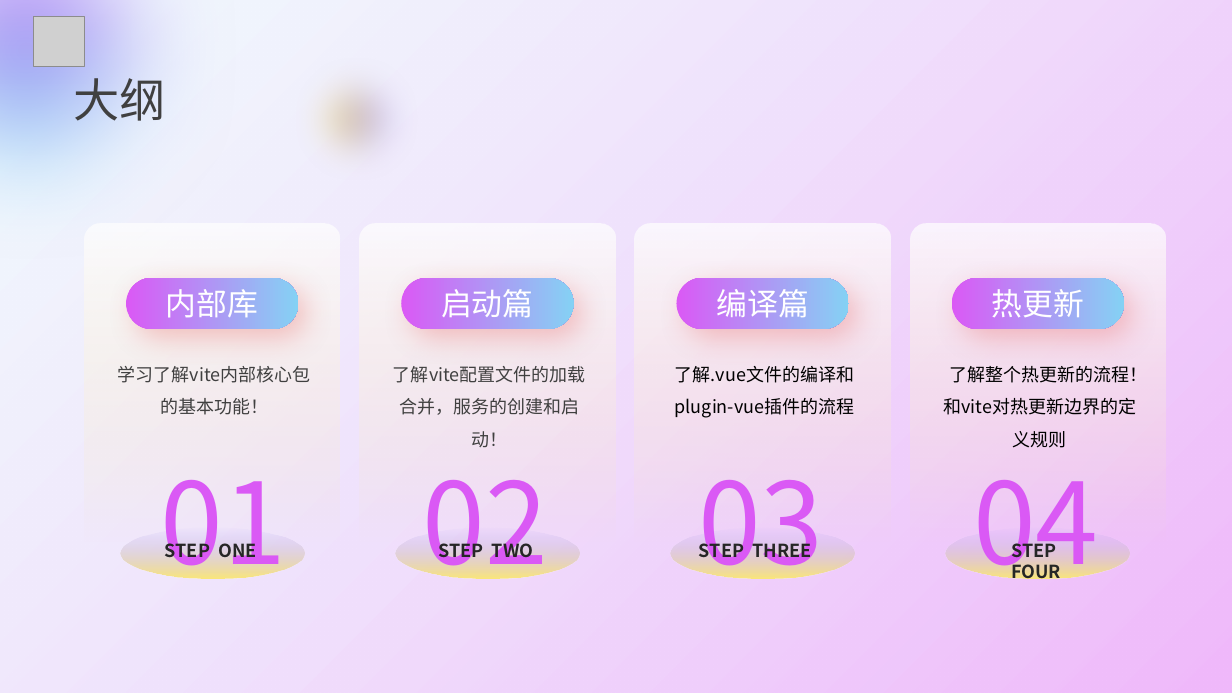
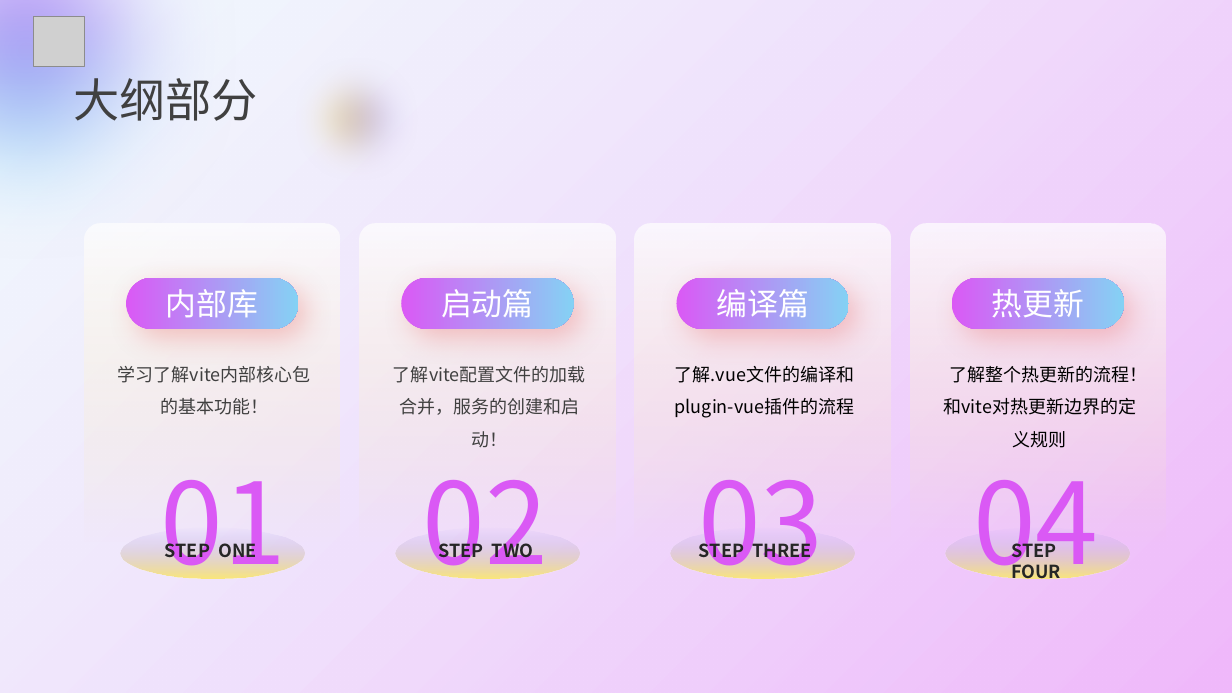
Before and after one commit to huangguangfa/vite-debug, a slide deck: slide 2 of ppt/vite.pptx. Drawn at 1232x693 pixels with LibreOffice and Linux fonts; fonts in the diff are those of the drawing; grey boxes stand for pictures; background and template pictures are left out. Boxes give left, top, right and bottom in pixels: in the first picture for what was removed or moved away, otherwise in the second. Text is boxed around its words. In the diff, an @@ line names an element or a change of style, - is before the commit and + after.

```diff
--- a/ppt/vite.pptx
+++ b/ppt/vite.pptx
@@ text at <box>73,78,258,121</box>: text changed @@
-大纲
+大纲部分
```
Also in this commit, not shown: 5 other files.
